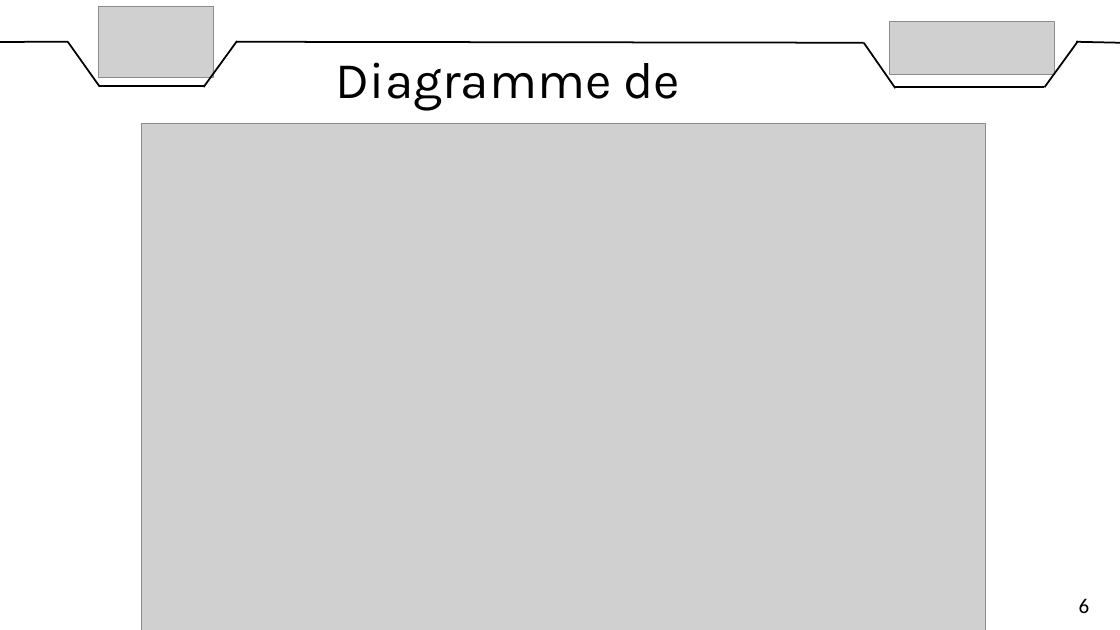
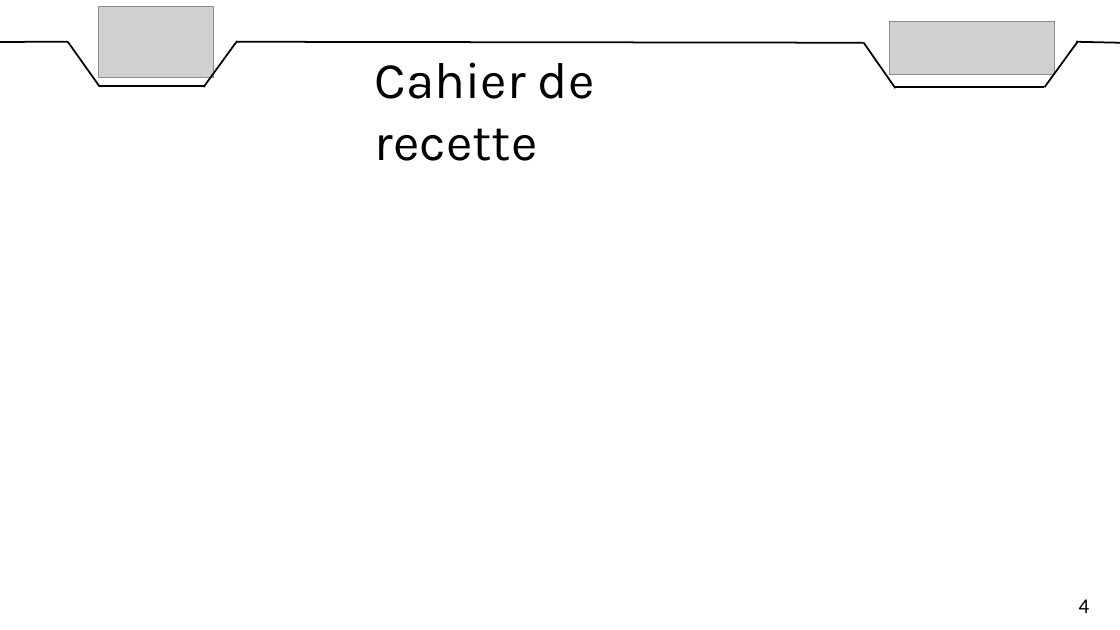
Before and after one commit to DylanChe/SupervisionSerre, a slide deck: slide 6 of oral_projet/revue_3/diaporama_revue_3_dylan.pptx. Drawn at 1120x630 pixels with LibreOffice and Linux fonts; fonts in the diff are those of the drawing; grey boxes stand for pictures. Boxes give left, top, right and bottom in pixels: in the first picture for what was removed or moved away, otherwise in the second. Text is boxed around its words. In the diff, an @@ line names an element or a change of style, - is before the commit and + after.

```diff
--- a/oral_projet/revue_3/diaporama_revue_3_dylan.pptx
+++ b/oral_projet/revue_3/diaporama_revue_3_dylan.pptx
@@ text at [375, 62, 595, 161]: text changed @@
-Diagramme de classe
+Cahier de recette
@@ picture removed at [141, 124, 986, 630] @@
@@ text at [1079, 599, 1090, 613]: text changed @@
-6
+4
```
Also in this commit, not shown: 4 other slides changed, 7 slides removed.
